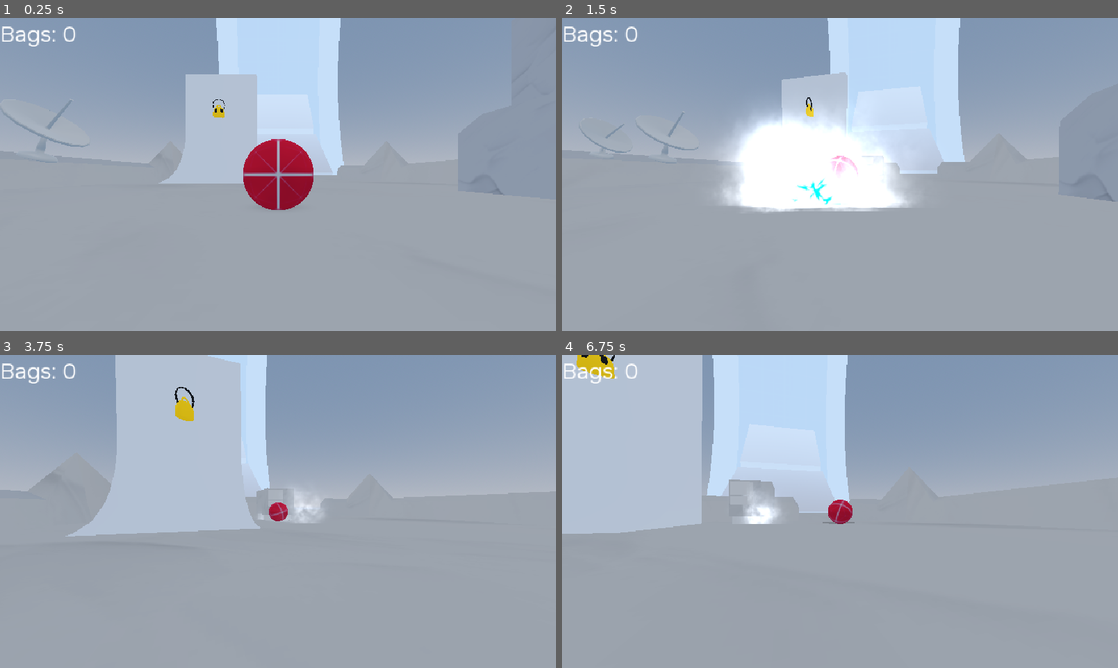
Above: before the commit, frames 1-4 (two rows, left to right).
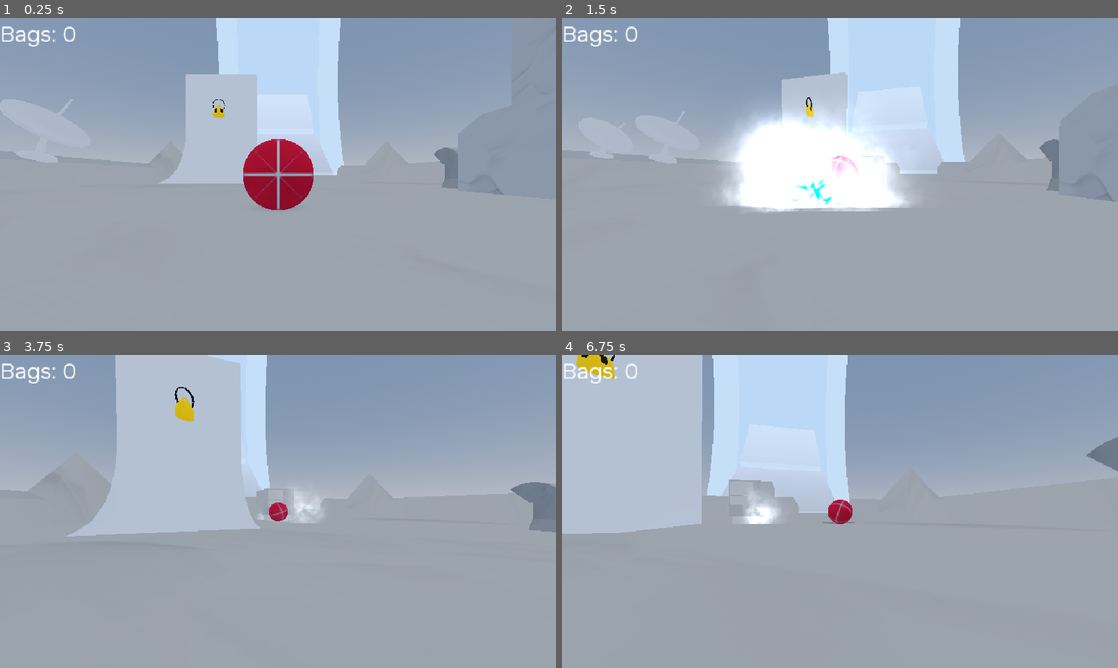
Above: after the commit, the same moments.

Repository: Bartticus/GMTK2025
Game: Godot game, scene res://Scenes/main/main.tscn
Two runs of this game, one before a commit and one after it. Both use one fixed random seed, a clock stepped at 60 frames per second and the inputs below.
Inputs (mouse positions are in pixels of both pictures, inside the frame that each line leads up to):
- Up to frame 1 (0.25 s): no input
- Up to frame 2 (1.5 s): move the mouse to (867, 174) at 0.52 s; hold Space (drift) 0.53-1.28 s; hold W (forward) from 0.53 s (still down); move the mouse to (812, 174) at 1.27 s; tap Mouse wheel down (wheel_down) at 1.35 s
- Up to frame 3 (3.75 s): keep holding W (forward); move the mouse to (289, 505) at 2.02 s; hold Mouse wheel up (wheel_up) 2.03-2.78 s; move the mouse to (272, 517) at 2.77 s; tap Space (drift) at 2.85 s; move the mouse to (316, 514) at 3.52 s; hold Mouse wheel down (wheel_down) from 3.53 s (still down)
- Up to frame 4 (6.75 s): move the mouse to (795, 508) at 4.27 s; release Mouse wheel down (wheel_down) at 4.28 s; tap Mouse wheel up (wheel_up) at 4.35 s; move the mouse to (845, 511) at 5.02 s; hold Space (drift) 5.03-5.78 s; move the mouse to (817, 505) at 5.77 s; release W (forward) at 5.78 s; hold D (right) 5.78-6.53 s; tap Mouse wheel down (wheel_down) at 5.85 s; move the mouse to (867, 511) at 6.52 s; hold W (forward) from 6.53 s (still down); hold Mouse wheel up (wheel_up) from 6.53 s (still down)

The runs differ from the first frame. In frame 1, 0.7% of the frame differs, in the area x 0-83%, y 26-55%; in frame 2, 0.6%; in frame 3, 0.8%, in the area x 91-100%, y 40-57%; in frame 4, 0.3%.

Commit message:
Curved Vent

Diff:
--- /dev/null
+++ b/Models/CurvedVent.tscn
@@ -0,0 +1,18 @@
+[gd_scene load_steps=5 format=3 uid="uid://cbdxfpl47m6kc"]
+
+[ext_resource type="PackedScene" uid="uid://iryhc6weu5ga" path="res://Models/Meshes/curvedvent.glb" id="1_2ld0e"]
+[ext_resource type="Material" uid="uid://djd6a48khejwv" path="res://Thaddeus/Steel.tres" id="2_s6hya"]
+[ext_resource type="Material" uid="uid://cekxfm3rvyhlw" path="res://Thaddeus/White.tres" id="3_y2ld8"]
+[ext_resource type="Material" uid="uid://depe6uqdmeipf" path="res://Thaddeus/Dark.tres" id="4_fsxtg"]
+
+[node name="CurvedVent" type="Node3D"]
+transform = Transform3D(0.21, 0, 0, 0, 0.21, 0, 0, 0, 0.21, 0, 0, 0)
+
+[node name="curvedvent" parent="." instance=ExtResource("1_2ld0e")]
+
+[node name="CurvedVent" parent="curvedvent" index="0"]
+surface_material_override/0 = ExtResource("3_y2ld8")
+surface_material_override/1 = ExtResource("2_s6hya")
+surface_material_override/2 = ExtResource("4_fsxtg")
+
+[editable path="curvedvent"]
--- a/Scenes/main/main.tscn
+++ b/Scenes/main/main.tscn
@@ -18,6 +18,7 @@
 [ext_resource type="PackedScene" uid="uid://cbbmhvuy14jw6" path="res://Models/SatDish.tscn" id="10_akswq"]
 [ext_resource type="FontFile" uid="uid://dqvwl6qxiv1fs" path="res://Thaddeus/NataSans-Regular.ttf" id="10_ra8v3"]
 [ext_resource type="PackedScene" uid="uid://5yrwwj7cadsk" path="res://Scenes/menus/pause_screen.tscn" id="11_7y5iv"]
+[ext_resource type="PackedScene" uid="uid://cbdxfpl47m6kc" path="res://Models/CurvedVent.tscn" id="11_45xrl"]
 [ext_resource type="AudioStream" uid="uid://da0fe8b25crcv" path="res://Sounds/ambi generic.mp3" id="14_dikqp"]
 [ext_resource type="PackedScene" uid="uid://bo12c78cmhfo2" path="res://Scenes/marble/marble.tscn" id="18_ki64f"]
 
@@ -269,6 +270,9 @@
 [node name="satdish" parent="World/LightmapGI/Ring/Level1/SatDish2/satdish2/@StaticBody3D@43267" index="1"]
 surface_material_override/0 = null
 
+[node name="CurvedVent" parent="World/LightmapGI/Ring/Level1" instance=ExtResource("11_45xrl")]
+transform = Transform3D(-0.21, 0, -1.83588e-08, 0, 0.21, 0, 1.83588e-08, 0, -0.21, 1.60043, -46.5972, 0.182974)
+
 [node name="Level2" type="Node3D" parent="World/LightmapGI/Ring"]
 transform = Transform3D(1, 0, 0, 0, 1, 0, 0, 0, 1, 33.457, 0, 0)
 
Binary file added: Models/Meshes/curvedvent.glb
Not shown, added: Models/Meshes/curvedvent.glb.import
Not shown: 1 places in Scenes/main/main.tscn that only renumber resources
Binary file changed: Textures/main.lmbake
Not shown, changed: Textures/main.exr
